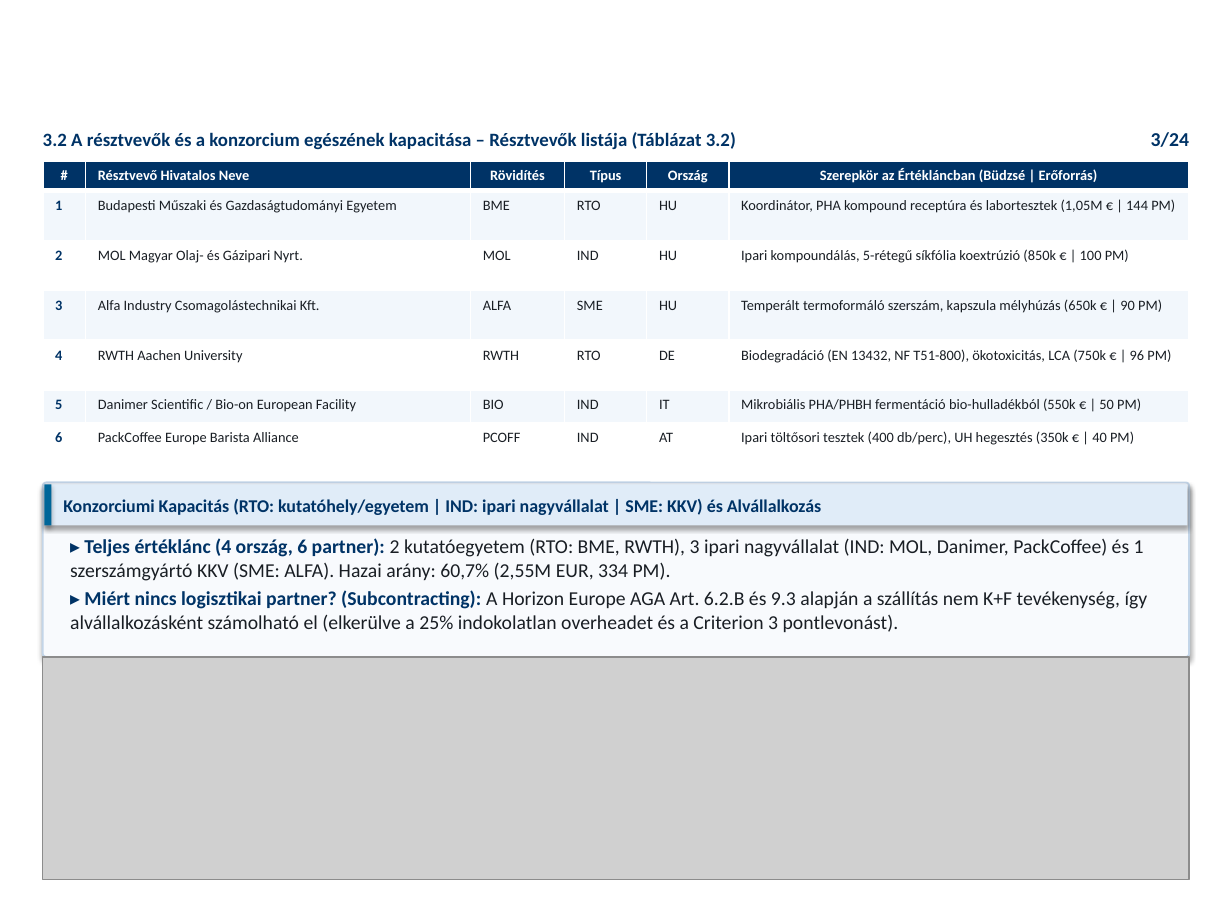
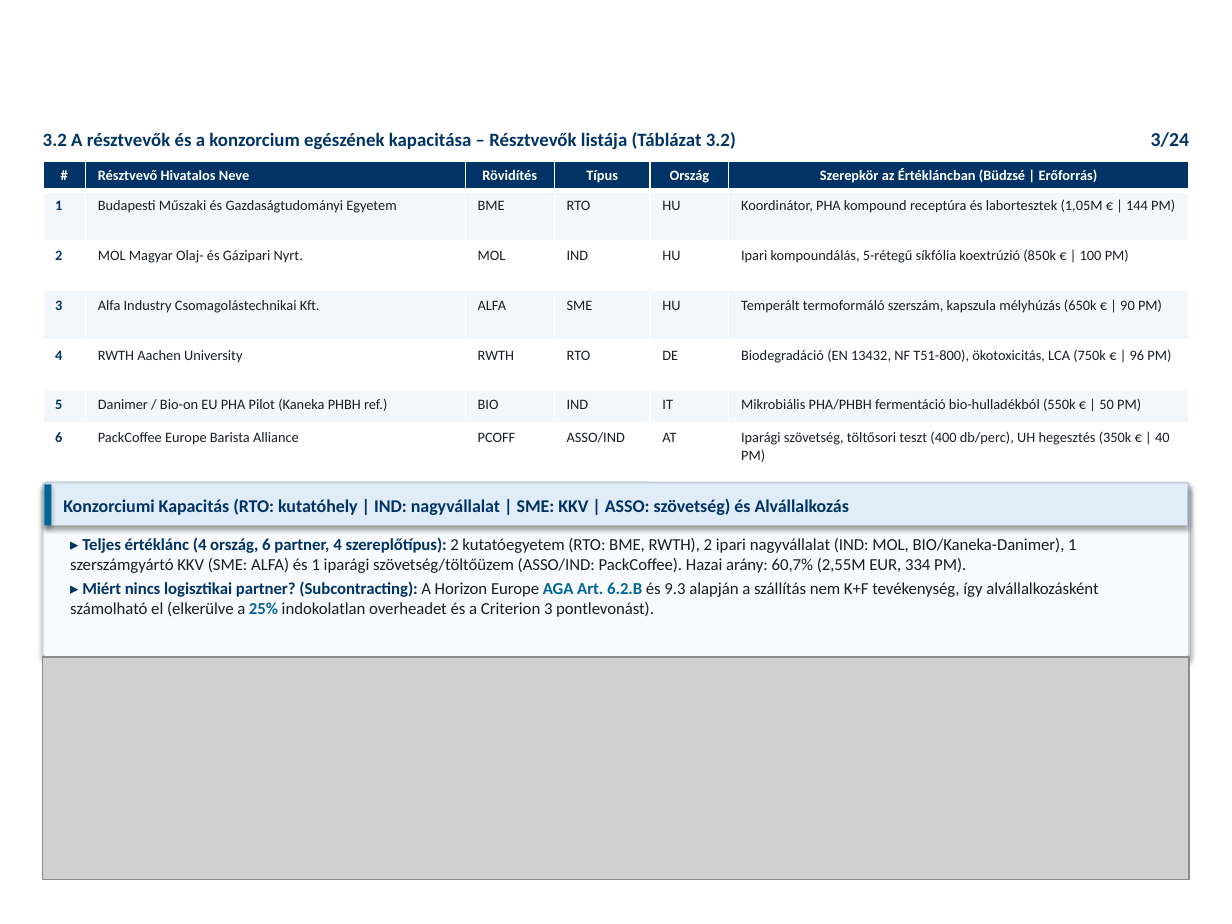
Before and after one commit to RMarci44/Fenntarthato-hulladek-projekt, a slide deck: slide 3 of PHACK_Prezentacio_Vegleges.pptx. Drawn at 1232x924 pixels with LibreOffice and Linux fonts; fonts in the diff are those of the drawing; grey boxes stand for pictures; background and template pictures are left out. Boxes give left, top, right and bottom in pixels: in the first picture for what was removed or moved away, otherwise in the second. Text is boxed around its words. In the diff, an @@ line names an element or a change of style, - is before the commit and + after.

```diff
--- a/PHACK_Prezentacio_Vegleges.pptx
+++ b/PHACK_Prezentacio_Vegleges.pptx
@@ table at [43,161,1190,473] @@
-row 6, column 2: Danimer Scientific / Bio-on European Facility
+row 6, column 2: Danimer / Bio-on EU PHA Pilot (Kaneka PHBH ref.)
-row 7, column 4: IND
+row 7, column 4: ASSO/IND
-row 7, column 6: Ipari töltősori tesztek (400 db/perc), UH hegesztés (350k € | 40 PM)
+row 7, column 6: Iparági szövetség, töltősori teszt (400 db/perc), UH hegesztés (350k € | 40 PM)
@@ text at [63,499,849,515]: text changed @@
-Konzorciumi Kapacitás (RTO: kutatóhely/egyetem | IND: ipari nagyvállalat | SME: KKV) és Alvállalkozás
+Konzorciumi Kapacitás (RTO: kutatóhely | IND: nagyvállalat | SME: KKV | ASSO: szövetség) és Alvállalkozás
@@ text at [70,537,1076,573]: text changed; size 11.5 to 9.8 pt @@
-▸ Teljes értéklánc (4 ország, 6 partner): 2 kutatóegyetem (RTO: BME, RWTH), 3 ipari nagyvállalat (IND: MOL, Danimer, PackCoffee) és 1 szerszámgyártó KKV (SME: ALFA). Hazai arány: 60,7% (2,55M EUR, 334 PM).
+▸ Teljes értéklánc (4 ország, 6 partner, 4 szereplőtípus): 2 kutatóegyetem (RTO: BME, RWTH), 2 ipari nagyvállalat (IND: MOL, BIO/Kaneka-Danimer), 1 szerszámgyártó KKV (SME: ALFA) és 1 iparági szövetség/töltőüzem (ASSO/IND: PackCoffee). Hazai arány: 60,7% (2,55M EUR, 334 PM).
@@ text at [70,581,1098,617]: size 11.5 to 9.8 pt in "▸ Miért nincs logisztikai partner? (Subcontracting): A ..."; text colour #191E24 to #006699, bold on in "AGA Art. 6.2.B 25%" @@
```
Also in this commit, not shown: 18 other slides changed, 27 other files.
